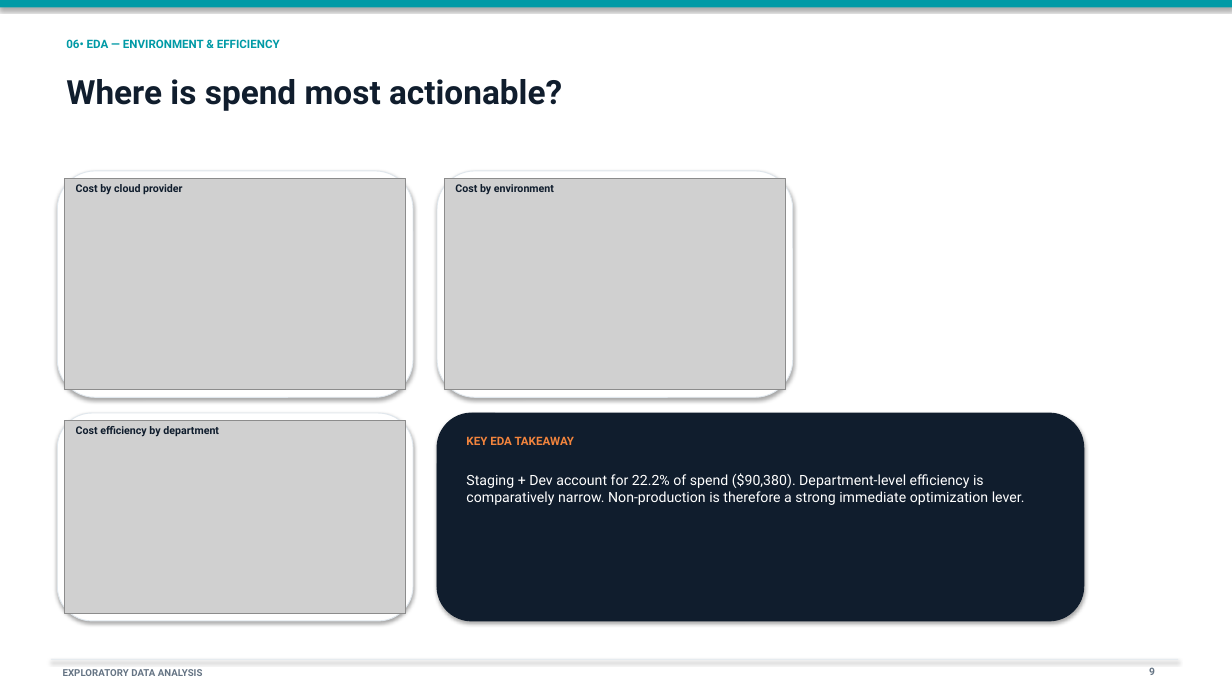
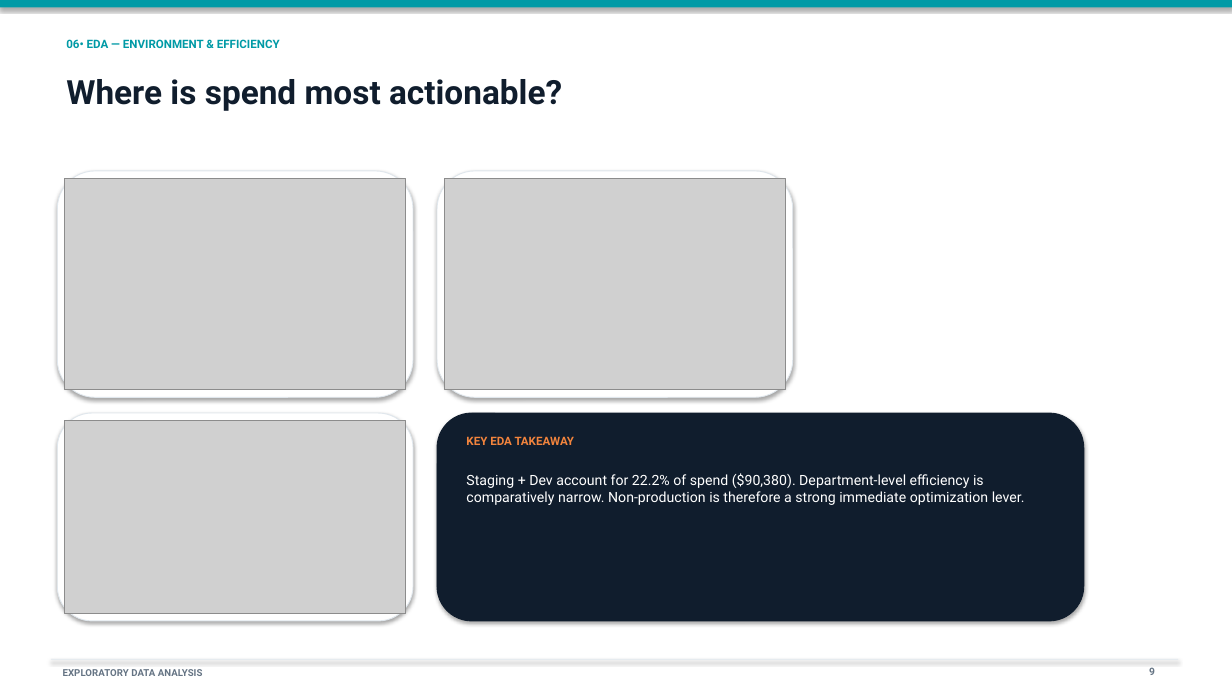
Before and after one commit to Proms32/Accenture-capstone-project, a slide deck: slide 10 of Cloud_Cost_Optimization_Professional_Deck_Final.pptx. Drawn at 1232x693 pixels with LibreOffice and Linux fonts; fonts in the diff are those of the drawing; grey boxes stand for pictures. Boxes give left, top, right and bottom in pixels: in the first picture for what was removed or moved away, otherwise in the second. Text is boxed around its words. In the diff, an @@ line names an element or a change of style, - is before the commit and + after.

```diff
--- a/Cloud_Cost_Optimization_Professional_Deck_Final.pptx
+++ b/Cloud_Cost_Optimization_Professional_Deck_Final.pptx
@@ text removed at <box>76,184,182,194</box> @@
-Cost by cloud provider
@@ text removed at <box>455,184,554,194</box> @@
-Cost by environment
@@ text removed at <box>76,426,219,437</box> @@
-Cost efficiency by department
```
Also in this commit, not shown: 6 other slides changed.
